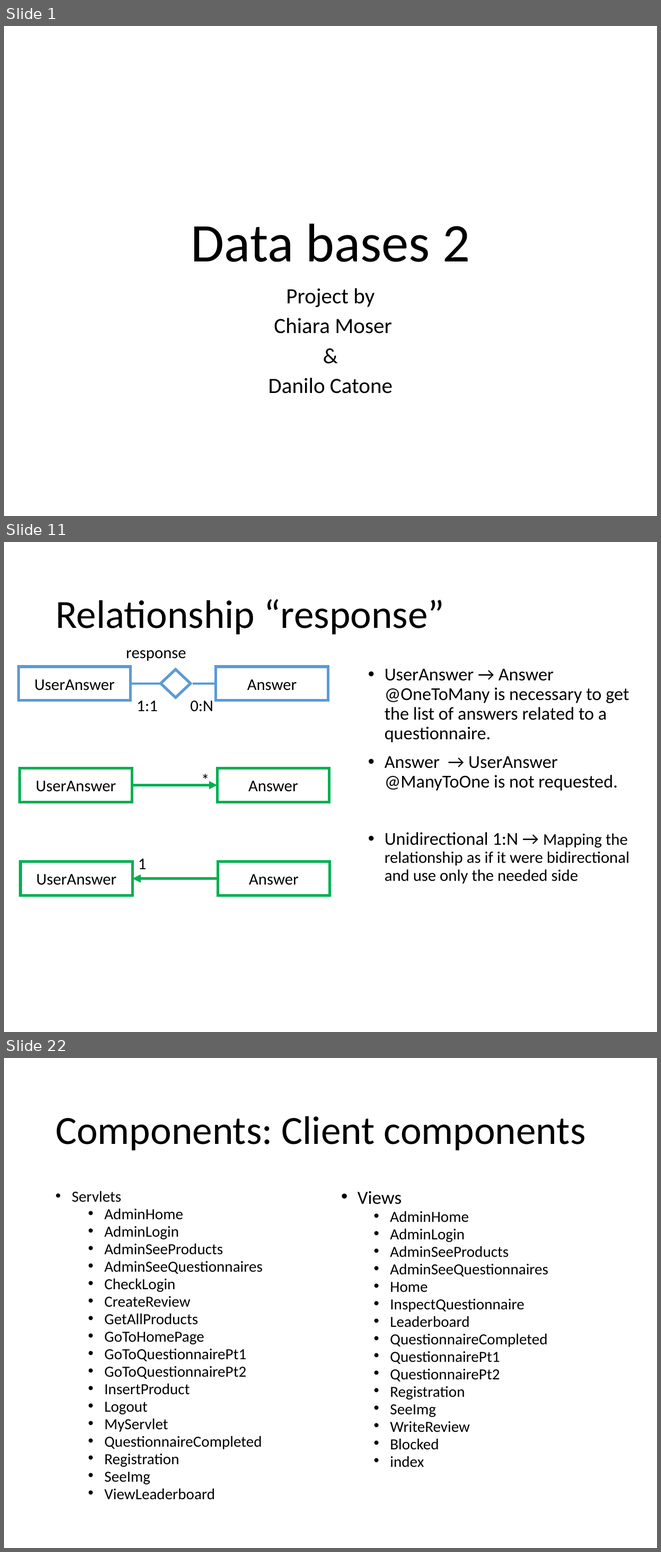
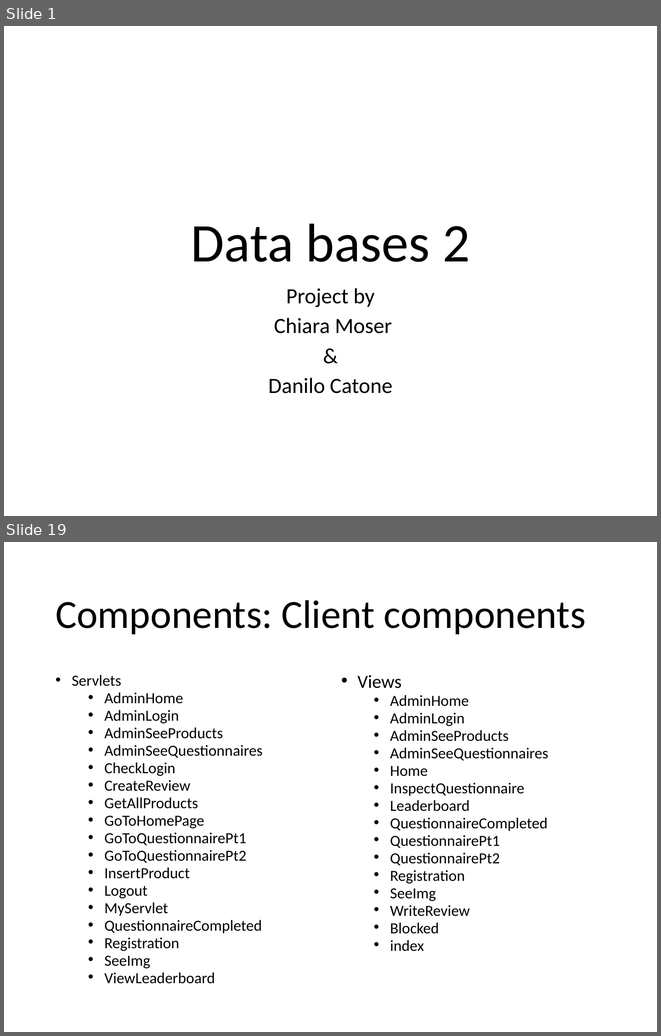
Before and after one commit to catonzio/DB2project, a slide deck: DB2project.pptx. Shown one above the other, each under a label of ours: slides 1, 11 and 22 before the commit, slides 1 and 19 after it; the slides between them are not shown. The pictures are 661x1552 and 661x1036 pixels, drawn with LibreOffice and Linux fonts; fonts in the diff are those of the drawing. Boxes give left, top, right and bottom in pixels: in the first picture for what was removed or moved away, otherwise in the second. Text is boxed around its words. In the diff, an @@ line names an element or a change of style, - is before the commit and + after.

```diff
--- a/DB2project.pptx
+++ b/DB2project.pptx
@@ slide 11 removed at <box>4,542,657,1032</box>, background #FFFFFF @@
@@ title removed at <box>55,599,444,634</box> @@
-Relationship “response”
@@ text removed at <box>126,650,186,661</box> @@
-response
@@ rectangle removed at <box>18,667,131,700</box> @@
-UserAnswer
@@ rectangle removed at <box>216,667,328,700</box> @@
-Answer
@@ text removed at <box>385,669,629,883</box> @@
-• UserAnswer → Answer @OneToMany is necessary to get the list of answers related to a questionnaire.
-• Answer → UserAnswer @ManyToOne is not requested.
-• Unidirectional 1:N → Mapping the relationship as if it were bidirectional and use only the needed side
@@ line removed from (161, 684) to (131, 684) @@
@@ diamond removed at <box>160,670,191,698</box> @@
@@ line removed from (216, 684) to (193, 684) @@
@@ text removed at <box>136,700,157,711</box> @@
-1:1
@@ text removed at <box>190,700,213,712</box> @@
-0:N
@@ rectangle removed at <box>20,768,132,802</box> @@
-UserAnswer
@@ text removed at <box>195,766,216,792</box> @@
-*
@@ rectangle removed at <box>218,768,330,802</box> @@
-Answer
@@ arrow removed from (132, 785) to (218, 785) @@
@@ text removed at <box>138,858,147,869</box> @@
-1
@@ rectangle removed at <box>20,861,133,896</box> @@
-UserAnswer
@@ rectangle removed at <box>218,861,330,896</box> @@
-Answer
@@ arrow removed from (218, 878) to (133, 878) @@
@@ what was slide 22 is now slide 19 @@
```
Also in this commit, not shown: 13 slides changed, 4 slides added, 10 other slides removed, 14 other files.
